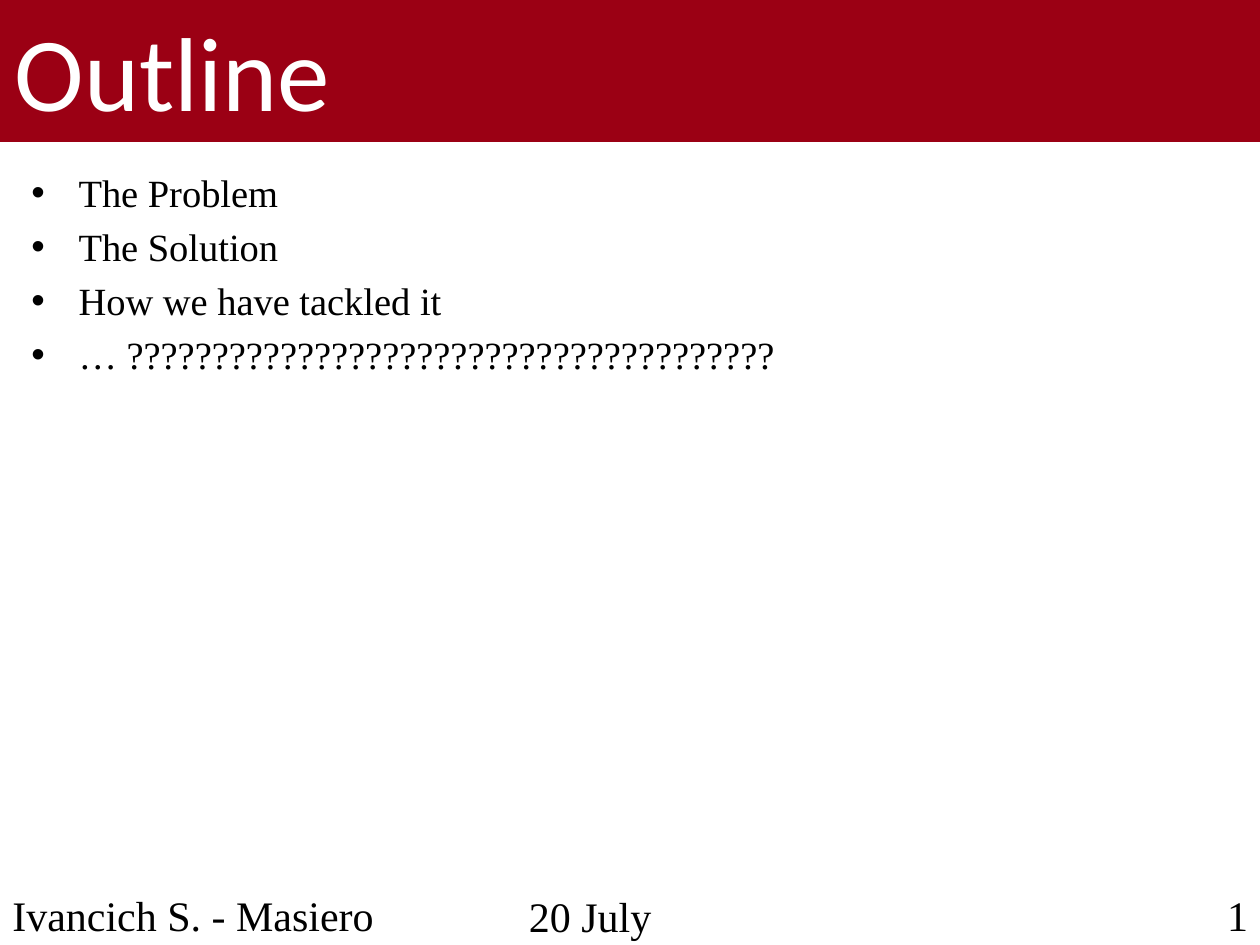
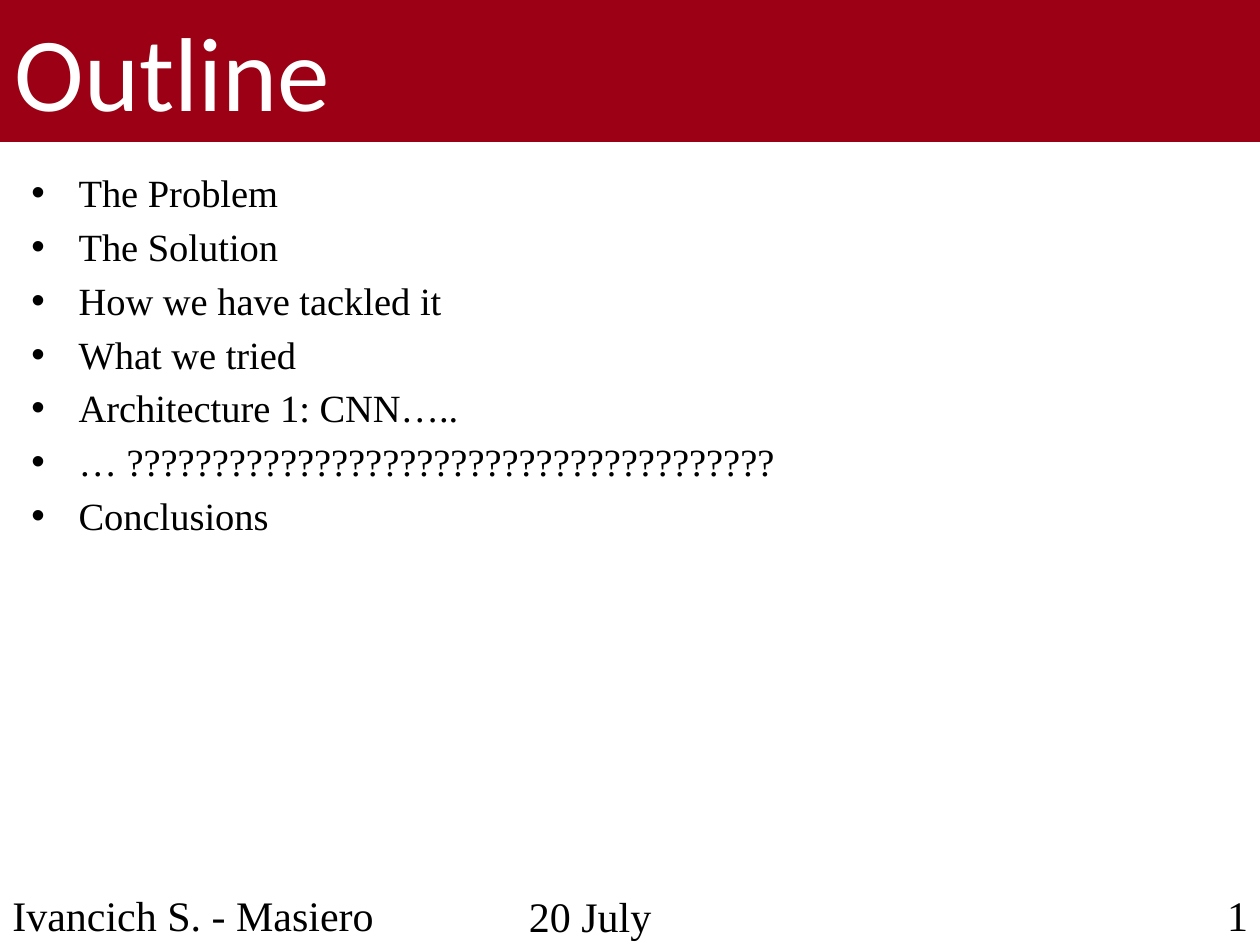
Before and after one commit to ivaste/KeyWordSpotting, a slide deck: slide 2 of Presentation/Presentation.pptx. Drawn at 1260x945 pixels with LibreOffice and Linux fonts; fonts in the diff are those of the drawing; background and template pictures are left out. Boxes give left, top, right and bottom in pixels: in the first picture for what was removed or moved away, otherwise in the second. Text is boxed around its words. In the diff, an @@ line names an element or a change of style, - is before the commit and + after.

```diff
--- a/Presentation/Presentation.pptx
+++ b/Presentation/Presentation.pptx
@@ text at <box>79,342,459,423</box>: paragraphs added @@
+• What we tried
+• Architecture 1: CNN…..
@@ text at <box>79,503,269,531</box>: paragraph added @@
+• Conclusions
```
Also in this commit, not shown: 3 other slides changed.
